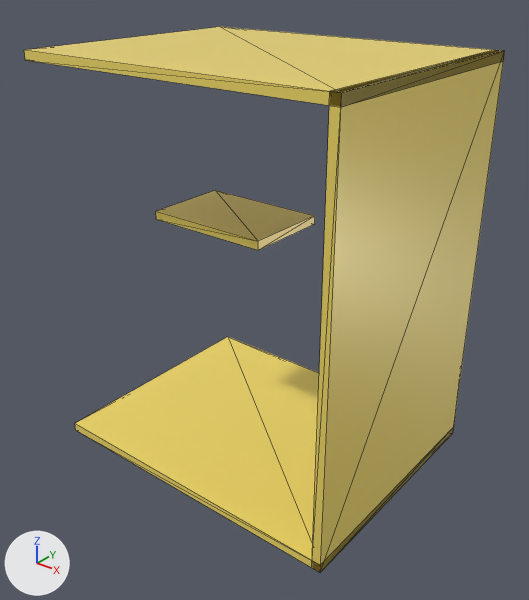
The glTF model mesa_lateral_c.glb: old version first, new version second.
Rendered twice from a 50 mm lens placed at (0.571, -0.712, 0.663), pointed at (0.014, -0.016, 0.231). Arrows for +X, +Y and +Z are at lower left; the lights stay in place. The picture after the commit comes second. Mesh edges are drawn as thin lines. Where no turn or scale is listed for an object, it has been applied to the vertices.

Names of what the first picture shows: 'mesa_lateral_c_0', 'mesa_lateral_c_1', 'mesa_lateral_c_2', 'mesa_lateral_c_3'.
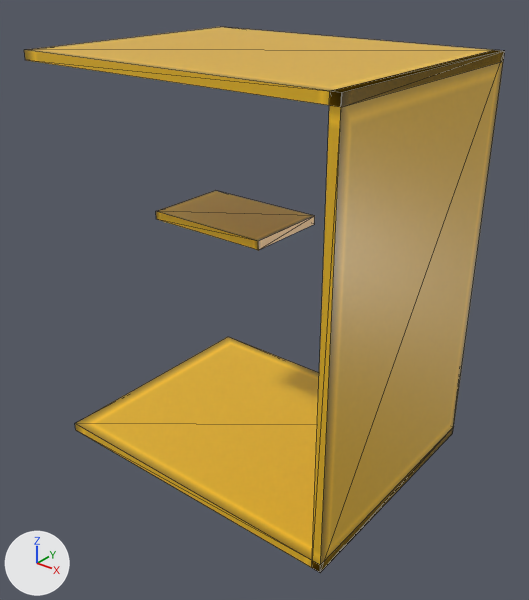
Boxes (x1, y1, x2, y2) around the edits, measured in the pictures (529 x 600 px; the box of a moved part takes in the faces that stretch with it):
'mesa_lateral_c_1', surface changed: (312, 50, 505, 571) in both
'mesa_lateral_c_2', surface changed: (75, 337, 454, 572) in both
'mesa_lateral_c_0', surface changed: (24, 27, 505, 107) in both
'mesa_lateral_c_3', surface changed: (156, 190, 315, 250) in both
part 1 of me_geometry_0, moved or reshaped: (27, 27, 503, 93) in both
part 2 of me_geometry_1, moved or reshaped: (332, 50, 502, 92) in both
part 3 of me_geometry_2, moved or reshaped: (75, 337, 319, 560) in both

Diff of the bpy script that builds the scene:
```diff
--- a/mesa_lateral_c.glb.py
+++ b/mesa_lateral_c.glb.py
@@ img_image_0 @@
+img_image_0 = load_image('Image_0', '_unpacked/Image_0', 512, 512, 'sRGB')
@@ mat_material_0 @@
 mat_material_0 = principled_material('Material_0')
-mat_material_0.base_color = (0.914, 0.722, 0.141)  # yellow #f5dd69
-mat_material_0.metallic = 0.05
+mat_material_0.texture = img_image_0
 mat_material_0.roughness = 0.35
@@ me_geometry_0 @@
 me_geometry_0.from_pydata(...)  # 8 vertices, 12 faces; spans x -0.225..0.225, y -0.175..0.175, z 0.538..0.55
 # used by ob_mesa_lateral_c_0; location = (0.0, 0.0, 0.0)
 # verts and faces of me_geometry_0; kept vertices keep their numbers, new ones are numbered from 8
 # before: 0 (-0.225, 0.175, 0.538), 1 (-0.225, -0.175, 0.538) at pixel (25, 60), 2 (-0.225, 0.175, 0.55) at pixel (220, 26), 3 (-0.225, -0.175, 0.55) at pixel (24, 49), 4 (0.225, 0.175, 0.538) at pixel (503, 61)
 # before: 5 (0.225, -0.175, 0.538) at pixel (340, 107), 6 (0.225, 0.175, 0.55) at pixel (504, 50), 7 (0.225, -0.175, 0.55) at pixel (341, 92)
+# me_geometry_0 part 1
+delete_faces([(0, 4, 1), (1, 4, 5), (2, 3, 7), (2, 7, 6)])
+faces += [(3, 7, 6), (2, 3, 6), (0, 4, 5), (0, 5, 1)]
 me_geometry_0.materials.append(mat_material_0)
@@ me_geometry_1 @@
 me_geometry_1.from_pydata(...)  # 8 vertices, 12 faces; spans x 0.213..0.225, y -0.175..0.175, z 0.0..0.55
 # used by ob_mesa_lateral_c_1; location = (0.0, 0.0, 0.0)
 # verts and faces of me_geometry_1; kept vertices keep their numbers, new ones are numbered from 8
 # before: 2 (0.213, 0.175, 0.55) at pixel (495, 49), 3 (0.213, -0.175, 0.55) at pixel (329, 91), 6 (0.225, 0.175, 0.55) at pixel (504, 50), 7 (0.225, -0.175, 0.55) at pixel (341, 92)
+# me_geometry_1 part 2
+delete_faces([(2, 3, 7), (2, 7, 6)])
+faces += [(3, 7, 6), (2, 3, 6)]
 me_geometry_1.materials.append(mat_material_0)
@@ me_geometry_2 @@
 me_geometry_2.from_pydata(...)  # 8 vertices, 12 faces; spans x -0.225..0.225, y -0.175..0.175, z 0.0..0.012
 # used by ob_mesa_lateral_c_2; location = (0.0, 0.0, 0.0)
 # verts and faces of me_geometry_2; kept vertices keep their numbers, new ones are numbered from 8
 # before: 0 (-0.225, 0.175, 0.0), 1 (-0.225, -0.175, 0.0) at pixel (75, 430), 2 (-0.225, 0.175, 0.012) at pixel (227, 336), 3 (-0.225, -0.175, 0.012) at pixel (74, 423), 4 (0.225, 0.175, 0.0) at pixel (452, 433)
 # before: 5 (0.225, -0.175, 0.0) at pixel (320, 572), 6 (0.225, 0.175, 0.012) at pixel (453, 426), 7 (0.225, -0.175, 0.012) at pixel (320, 565)
+# me_geometry_2 part 3
+delete_faces([(0, 4, 1), (1, 4, 5), (2, 3, 7), (2, 7, 6)])
+faces += [(3, 7, 6), (2, 3, 6), (0, 4, 5), (0, 5, 1)]
 me_geometry_2.materials.append(mat_material_0)
```
